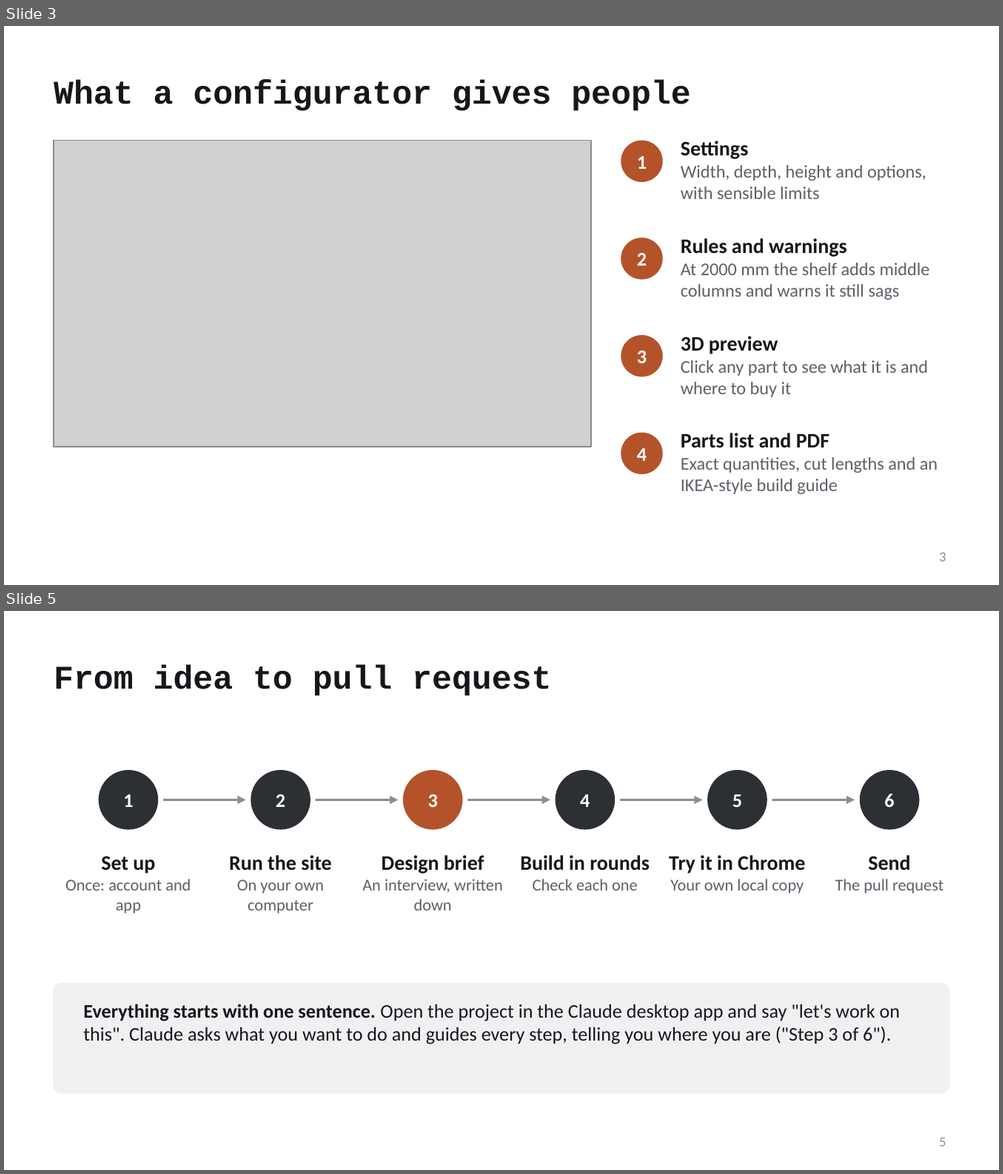
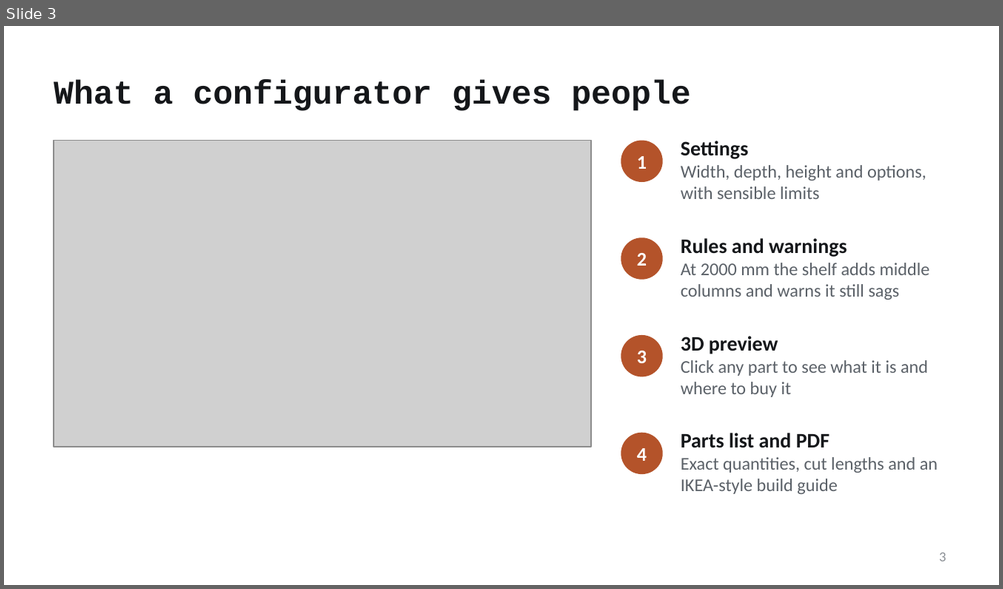
Before and after one commit to mfprado/acrylic-furniture, a slide deck: docs/contributing-guide.pptx. Shown one above the other, each under a label of ours: slides 3 and 5 before the commit, slide 3 after it; the slides between them are not shown. The pictures are 1003x1174 and 1003x589 pixels, drawn with LibreOffice and Linux fonts; fonts in the diff are those of the drawing; grey boxes stand for pictures. Boxes give left, top, right and bottom in pixels: in the first picture for what was removed or moved away, otherwise in the second. Text is boxed around its words. In the diff, an @@ line names an element or a change of style, - is before the commit and + after.

```diff
--- a/docs/contributing-guide.pptx
+++ b/docs/contributing-guide.pptx
@@ slide 5 removed at (x1=4, y1=611, x2=999, y2=1170), background #FFFFFF @@
@@ title removed at (x1=54, y1=665, x2=551, y2=696) @@
-From idea to pull request
@@ ellipse removed at (x1=99, y1=770, x2=158, y2=830) @@
-1
@@ ellipse removed at (x1=250, y1=770, x2=310, y2=830) @@
-2
@@ ellipse removed at (x1=403, y1=770, x2=463, y2=830) @@
-3
@@ ellipse removed at (x1=555, y1=770, x2=614, y2=830) @@
-4
@@ ellipse removed at (x1=707, y1=770, x2=767, y2=830) @@
-5
@@ ellipse removed at (x1=859, y1=770, x2=919, y2=830) @@
-6
@@ arrow removed from (163, 800) to (246, 800) @@
@@ arrow removed from (316, 800) to (398, 800) @@
@@ arrow removed from (467, 800) to (550, 800) @@
@@ arrow removed from (620, 800) to (702, 800) @@
@@ arrow removed from (772, 800) to (854, 800) @@
@@ text removed at (x1=65, y1=856, x2=190, y2=914) @@
-Set up
-Once: account and app
@@ text removed at (x1=229, y1=855, x2=331, y2=914) @@
-Run the site
-On your own computer
@@ text removed at (x1=362, y1=855, x2=503, y2=911) @@
-Design brief
-An interview, written down
@@ text removed at (x1=520, y1=855, x2=649, y2=891) @@
-Build in rounds
-Check each one
@@ text removed at (x1=669, y1=855, x2=805, y2=894) @@
-Try it in Chrome
-Your own local copy
@@ text removed at (x1=835, y1=855, x2=943, y2=894) @@
-Send
-The pull request
@@ rounded rectangle removed at (x1=54, y1=984, x2=949, y2=1093) @@
@@ text removed at (x1=83, y1=1004, x2=899, y2=1045) @@
-Everything starts with one sentence. Open the project in the Claude desktop app and say "let's work on this". Claude asks what you want to do and guides every step, telling you where you are ("Step 3 of 6").
@@ page number removed at (x1=939, y1=1138, x2=945, y2=1147) @@
-5
```
Also in this commit, not shown: 9 slides changed, 8 slides added, 4 other slides removed, 3 other files.
